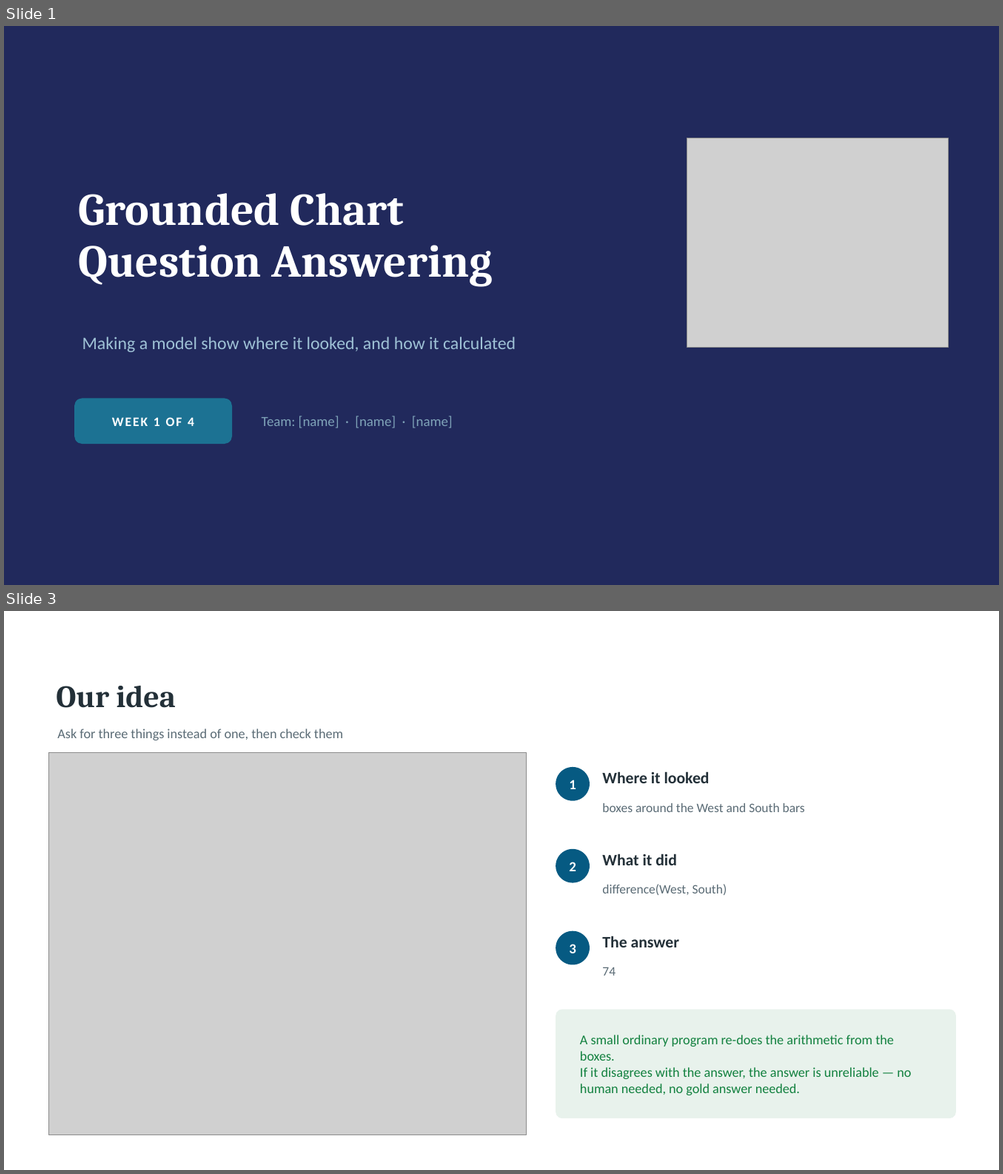
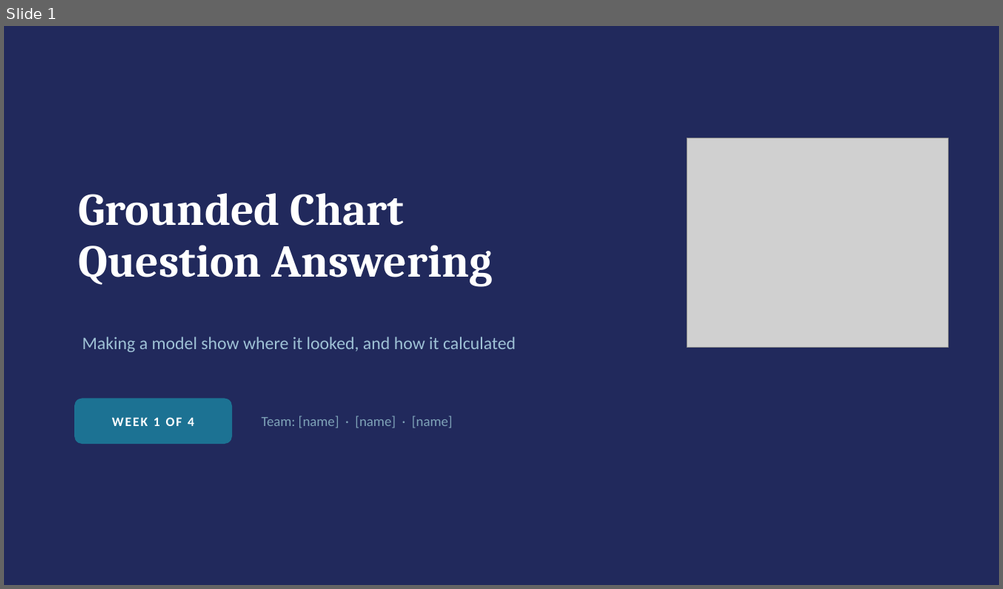
Before and after one commit to Ahmed-Elghazaly/chartqa-dual-target, a slide deck: presentation/ChartQA-Week1.pptx. Shown one above the other, each under a label of ours: slides 1 and 3 before the commit, slide 1 after it; the slides between them are not shown. The pictures are 1003x1174 and 1003x589 pixels, drawn with LibreOffice and Linux fonts; fonts in the diff are those of the drawing; grey boxes stand for pictures. Boxes give left, top, right and bottom in pixels: in the first picture for what was removed or moved away, otherwise in the second. Text is boxed around its words. In the diff, an @@ line names an element or a change of style, - is before the commit and + after.

```diff
--- a/presentation/ChartQA-Week1.pptx
+++ b/presentation/ChartQA-Week1.pptx
@@ slide 3 removed at box(4, 611, 999, 1170), background #FFFFFF @@
@@ text removed at box(56, 686, 175, 708) @@
-Our idea
@@ text removed at box(57, 729, 343, 741) @@
-Ask for three things instead of one, then check them
@@ picture removed at box(48, 753, 526, 1136) @@
@@ ellipse removed at box(556, 768, 589, 800) @@
@@ text removed at box(569, 780, 576, 789) @@
-1
@@ text removed at box(602, 772, 709, 783) @@
-Where it looked
@@ text removed at box(602, 803, 805, 812) @@
-boxes around the West and South bars
@@ ellipse removed at box(556, 850, 589, 883) @@
@@ text removed at box(602, 854, 677, 866) @@
-What it did
@@ text removed at box(569, 862, 576, 871) @@
-2
@@ text removed at box(602, 884, 727, 895) @@
-difference(West, South)
@@ ellipse removed at box(556, 932, 589, 965) @@
@@ text removed at box(602, 936, 679, 948) @@
-The answer
@@ text removed at box(569, 944, 576, 954) @@
-3
@@ text removed at box(602, 968, 615, 976) @@
-74
@@ rounded rectangle removed at box(556, 1010, 956, 1119) @@
@@ text removed at box(580, 1035, 910, 1096) @@
-A small ordinary program re-does the arithmetic from the boxes.
-If it disagrees with the answer, the answer is unreliable — no human needed, no gold answer needed.
```
Also in this commit, not shown: 5 slides changed, 9 slides added, 13 other slides removed, 7 other files.
